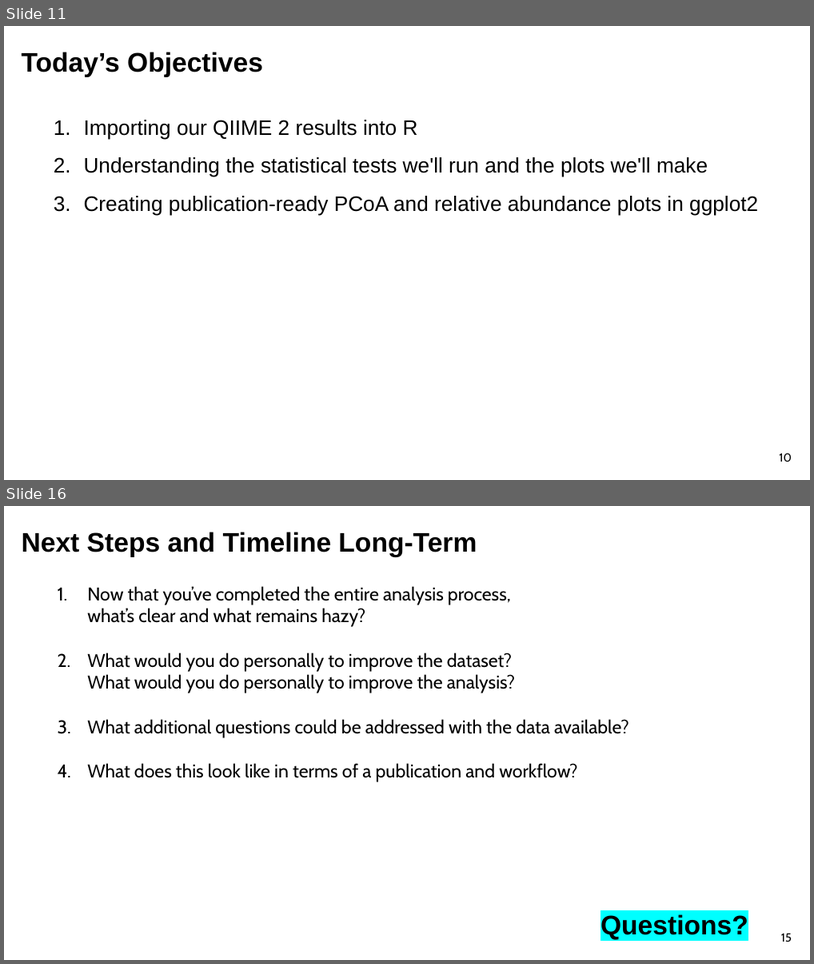
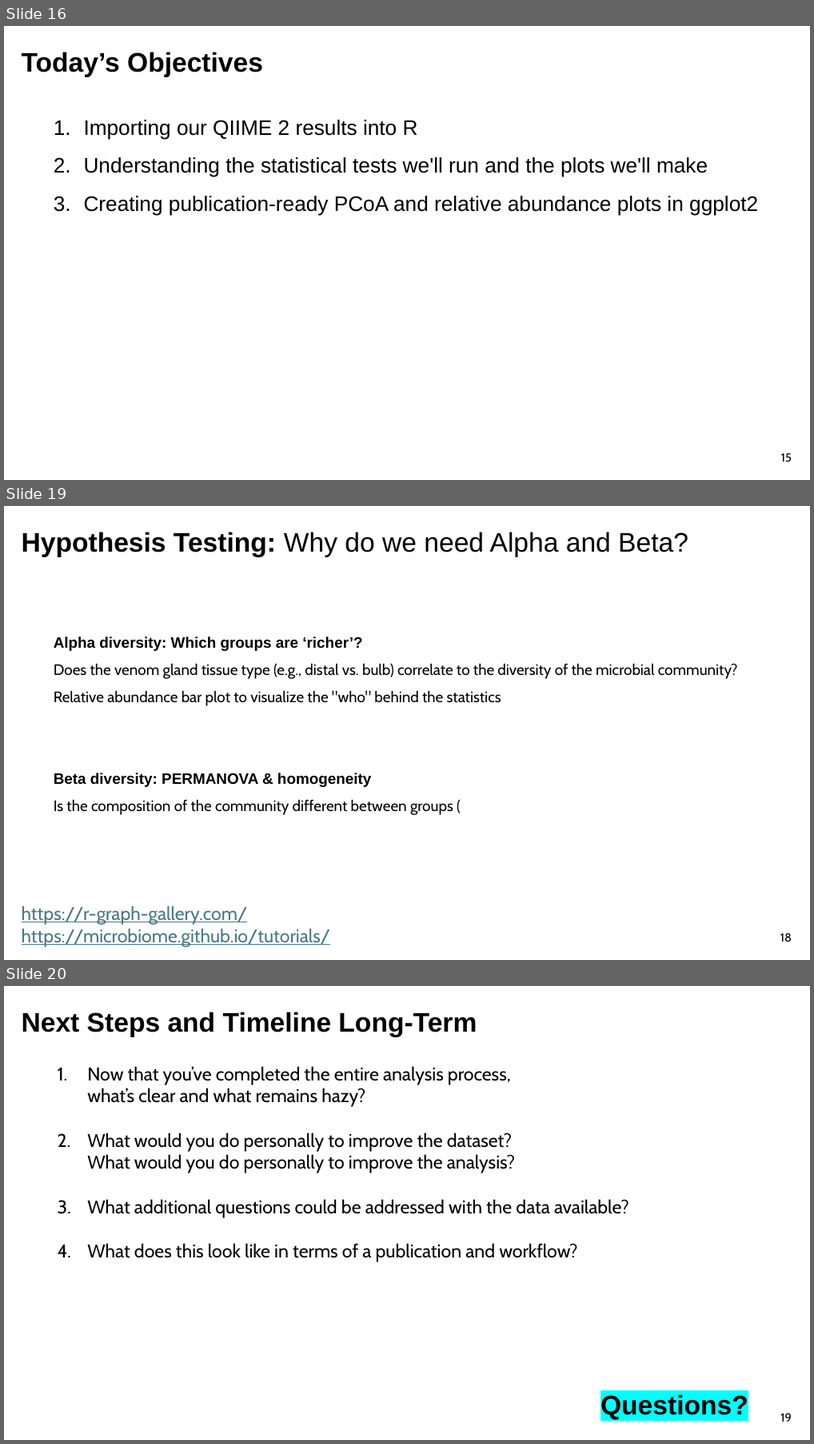
Before and after one commit to sabahzero/UPRM_QIIME2workshop, a slide deck: lectures/Lecture3_UlHasan.pptx. Shown one above the other, each under a label of ours: slides 11 and 16 before the commit, slides 16, 19 and 20 after it; the slides between them are not shown. The pictures are 814x964 and 814x1444 pixels, drawn with LibreOffice and Linux fonts; fonts in the diff are those of the drawing. Boxes give left, top, right and bottom in pixels: in the first picture for what was removed or moved away, otherwise in the second. Text is boxed around its words. In the diff, an @@ line names an element or a change of style, - is before the commit and + after.

```diff
--- a/lectures/Lecture3_UlHasan.pptx
+++ b/lectures/Lecture3_UlHasan.pptx
@@ slide 19 added at bbox=[4, 506, 810, 960], background #FFFFFF @@
@@ text added at bbox=[22, 532, 689, 557], 32 pt, text #000000 @@
+Hypothesis Testing: Why do we need Alpha and Beta?
@@ text added at bbox=[54, 636, 738, 815], 18 pt, text #000000 @@
+Alpha diversity: Which groups are ‘richer’?
+Does the venom gland tissue type (e.g., distal vs. bulb) correlate to the diversity of the microbial community?
+Relative abundance bar plot to visualize the "who" behind the statistics
+Beta diversity: PERMANOVA & homogeneity
+Is the composition of the community different between groups (
@@ text added at bbox=[22, 905, 331, 947], 22 pt, text #467886, underline @@
+https://r-graph-gallery.com/
+https://microbiome.github.io/tutorials/
@@ page number added at bbox=[781, 932, 792, 941], 14 pt, text #000000 @@
+18
@@ what was slide 11 is now slide 16 @@
@@ page number at bbox=[782, 452, 792, 461]: text changed @@
-10
+15
@@ what was slide 16 is now slide 20 @@
@@ page number at bbox=[781, 1412, 792, 1421]: text changed @@
-15
+19
```
Also in this commit, not shown: 2 slides changed, 7 other slides added, 4 slides removed, 2 other files.
